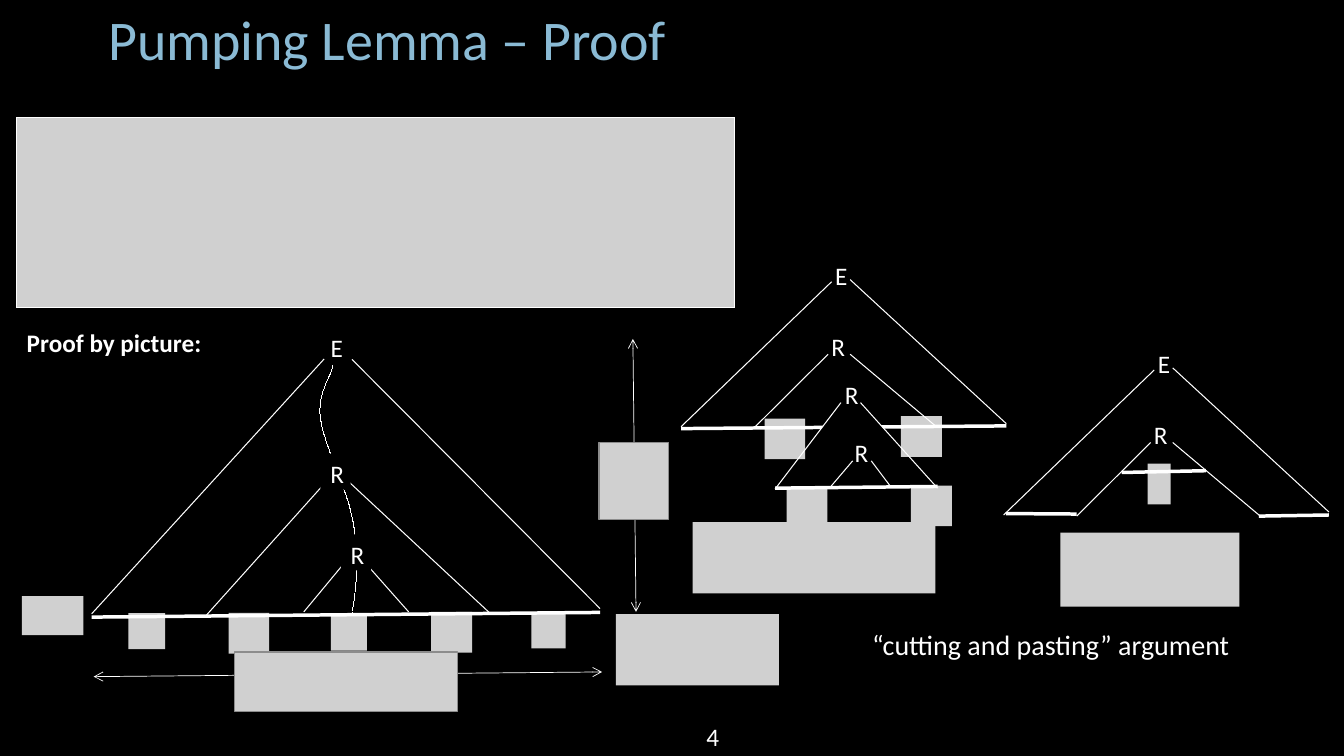
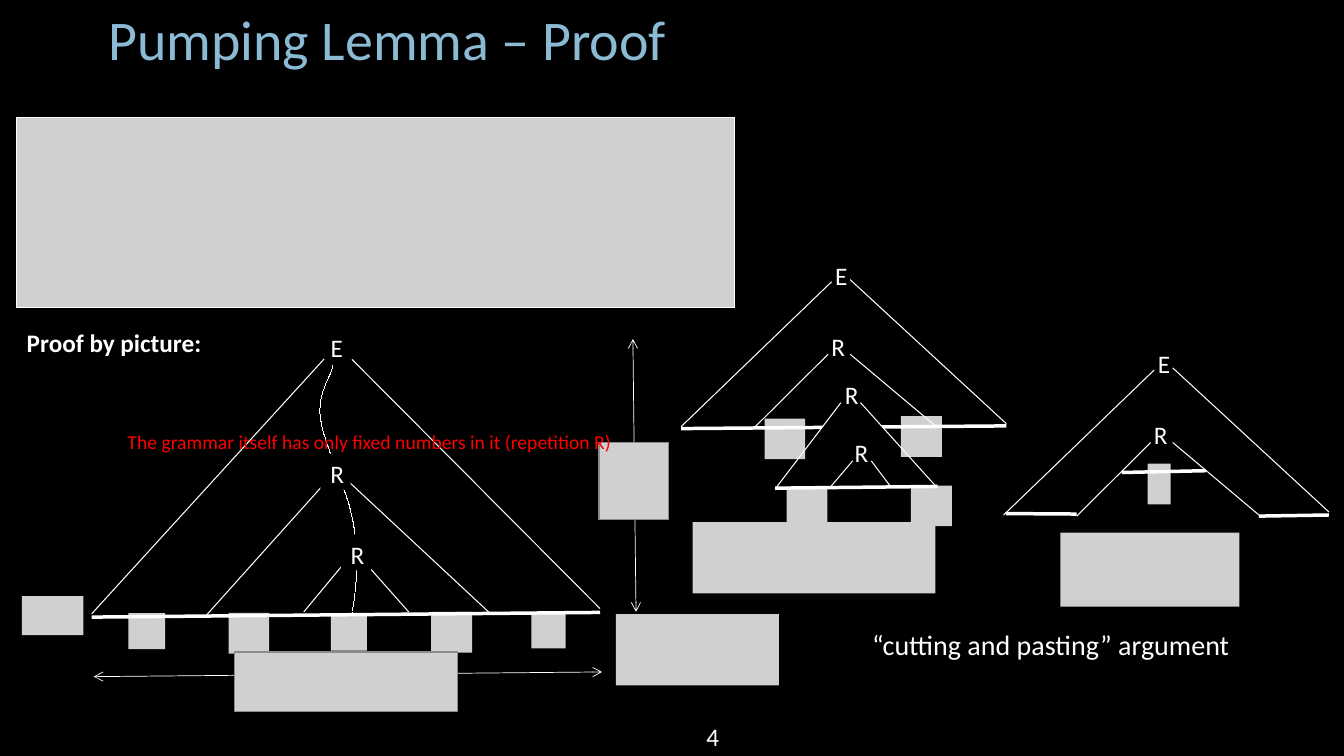
Before and after one commit to Angold-4/AngoCS, a slide deck: slide 5 of MIT 6.840/lectures/lecture05/MIT18_404f20_lec5.pptx (slide 4 before the commit). Drawn at 1344x756 pixels with LibreOffice and Linux fonts; fonts in the diff are those of the drawing; grey boxes stand for pictures; background and template pictures are left out. Boxes give left, top, right and bottom in pixels: in the first picture for what was removed or moved away, otherwise in the second. Text is boxed around its words. In the diff, an @@ line names an element or a change of style, - is before the commit and + after.

```diff
--- a/MIT 6.840/lectures/lecture05/MIT18_404f20_lec5.pptx
+++ b/MIT 6.840/lectures/lecture05/MIT18_404f20_lec5.pptx
@@ text added at (127, 433, 611, 455), 14 pt, text #FF0000 @@
+The grammar itself has only fixed numbers in it (repetition R)
```
Also in this commit, not shown: 8 other slides changed, 3 slides added, 12 other files.
